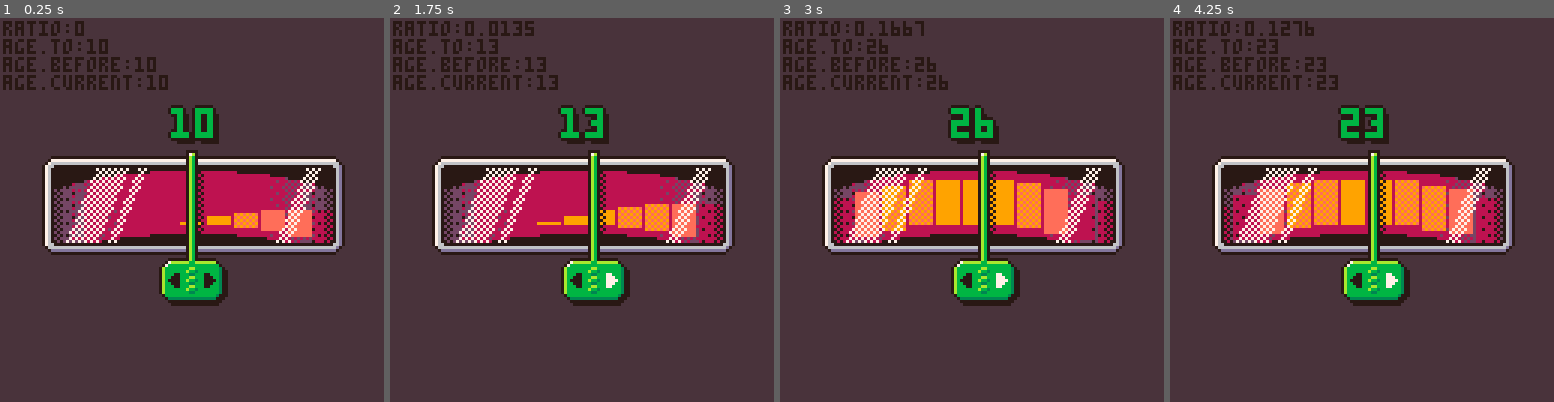
Above: before the commit, frames 1-4 (left to right).
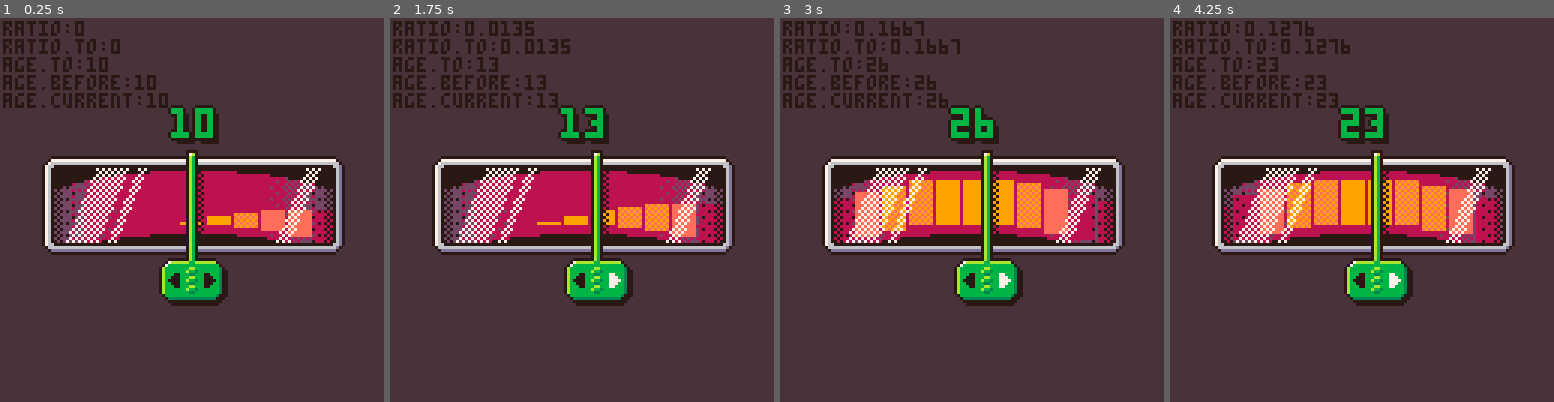
Above: after the commit, the same moments.

Repository: seimon/study_agegauge
Game: PICO-8 cartridge Study_AgeGauge.p8
The game is run twice, just before and just after one commit, with the same random seed, the same clock (stepped at 60 frames per second) and the same inputs.
Inputs:
- Up to frame 1 (0.25 s): no input
- Up to frame 2 (1.75 s): hold Right from 1.6 s (still down)
- Up to frame 3 (3 s): release Right at 2.1 s; hold Right from 2.47 s (still down)
- Up to frame 4 (4.25 s): release Right at 3.03 s; hold Left 3.08-3.58 s; hold Right from 4.02 s (still down)

The runs differ from the first frame. In frame 1, 2.1% of the frame differs, in the area x 0-44%, y 5-24%; in frame 2, 4.0%, in the area x 0-64%, y 5-75%; in frame 3, 4.0%; in frame 4, 4.0%.

Commit message:
v0.51
핸들 놓을 때 센터로 정확히 돌아가도록

Diff:
--- a/Study_AgeGauge.lua
+++ b/Study_AgeGauge.lua
@@ -25,18 +25,16 @@
 		to=10,
 		before=10,
 		current=10,
+		ratio_to=0,
 		ratio=0,
 		ratio_spd=0,
-		intv=0
+		intv=0,
 	}
-
 	handle={
 		tx_def=63,
 		tx=63,
-		cx=63
+		cx=63,
 	}
-
-
 end
 
 function _update60()
@@ -89,9 +87,10 @@
 	ovalfill(x+4,y+h-2,x+w-4,y+h+14,0)
 	do
 		local cx,w0,h0,gap=x+w/2-0.5,8,16,1
-		local r_to=(age.to-age.min)/(age.max-age.min)
-		age.ratio_spd=(r_to-age.ratio)*0.05+age.ratio_spd*0.65
+		age.ratio_to=(age.to-age.min)/(age.max-age.min)
+		age.ratio_spd=(age.ratio_to-age.ratio)*0.05+age.ratio_spd*0.65
 		age.ratio+=age.ratio_spd
+		if (abs(age.ratio_spd)<0.0001) age.ratio=age.ratio_to
 
 		for i=0,age.max-age.min do
 			local x0=cx+i*(w0+gap) - age.ratio*(age.max-age.min)*(w0+gap)
@@ -135,9 +134,10 @@
 
 	-- test
 	print("ratio:"..age.ratio,1,1,0)
-	print("age.to:"..age.to,1,7,0)
-	print("age.before:"..age.before,1,7+6,0)
-	print("age.current:"..age.current,1,7+12,0)
+	print("ratio.to:"..age.ratio,1,7,0)
+	print("age.to:"..age.to,1,7+6,0)
+	print("age.before:"..age.before,1,7+12,0)
+	print("age.current:"..age.current,1,7+18,0)
 
 	-- print age
 	do
@@ -152,7 +152,9 @@
 
 	-- handle
 	do
-		handle.cx+=(handle.tx-handle.cx)*0.2
+		handle.cx+=(handle.tx-handle.cx)*0.25
+		if (abs(handle.tx-handle.cx)<0.5) handle.cx=handle.tx
+
 		local hx,hy,hh=handle.cx,y-2,h+8
 		fillp(0b1010010110100101.1) rectfill(hx+2,hy+1,hx+4,hy+h+1,0) fillp()
 		rectfill(hx-1,hy-4,hx+2,hy+hh,0)
Not shown, changed: index.js
